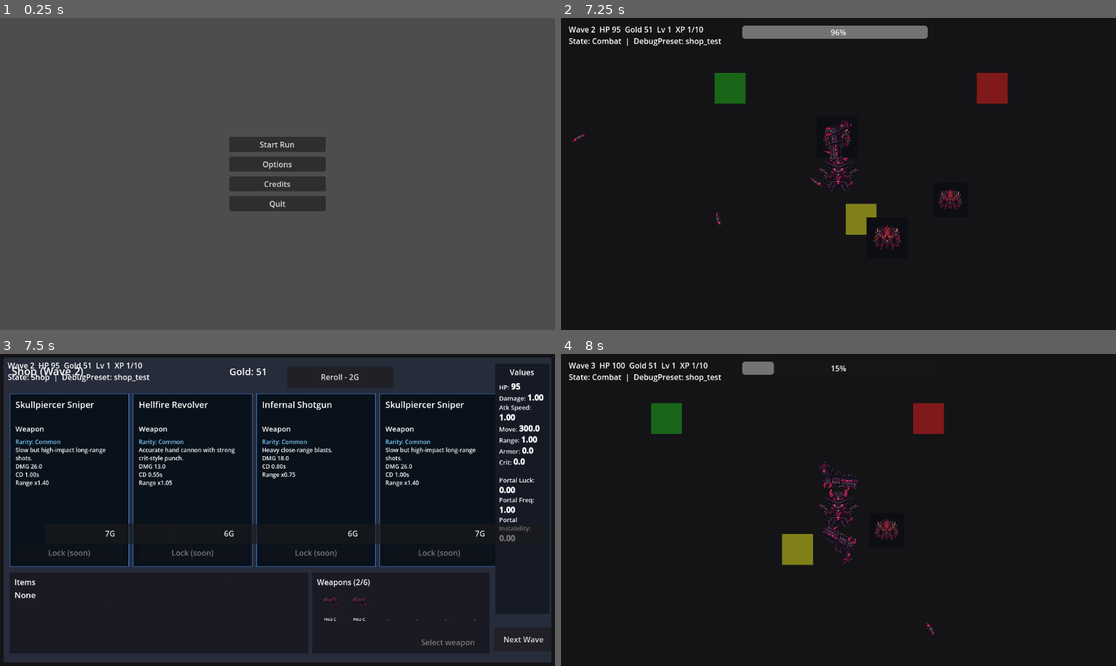
Above: before the commit, frames 1-4 (two rows, left to right).
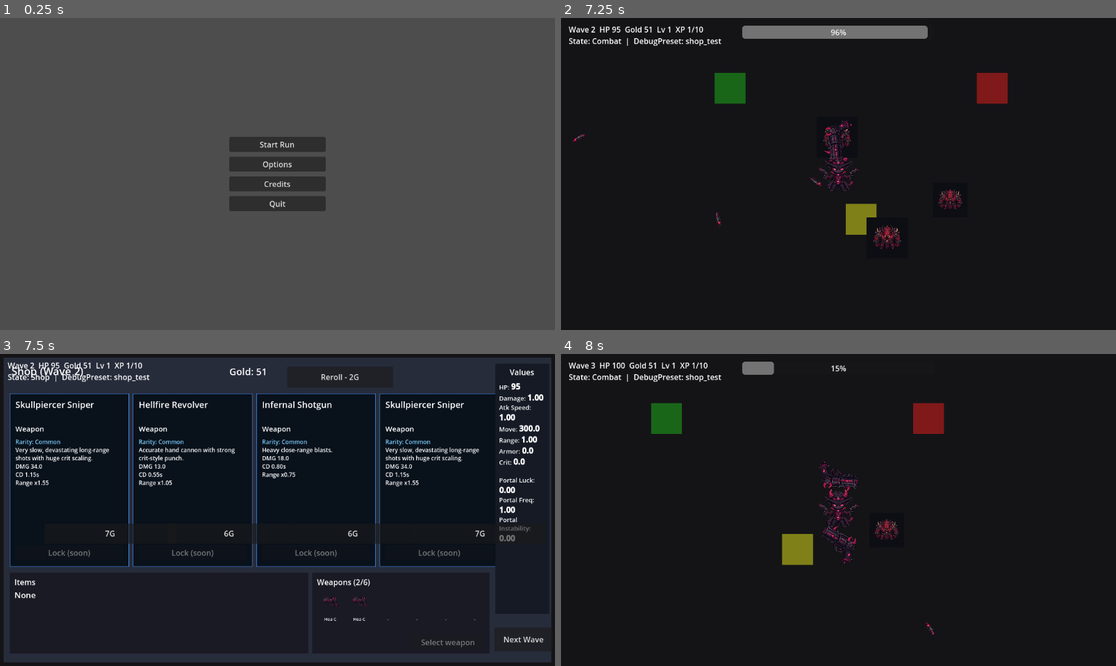
Above: after the commit, the same moments.

Repository: KevinRabbe/bullet-hell-roughe-lite
Game: Godot game, scene res://scenes/ui/MainMenu.tscn
Two runs of this game, one before a commit and one after it. Both use one fixed random seed, a clock stepped at 60 frames per second and the inputs below.
Inputs (mouse positions are in pixels of both pictures, inside the frame that each line leads up to):
- Up to frame 1 (0.25 s): no input
- Up to frame 2 (7.25 s): click "Start Run" at 0.5 s; click "Start Run" at 1.25 s; tap Enter at 2, 4.35 s; move the mouse to (960, 158) at 2.02 s; hold D (move_right) 2.03-2.78 s; hold C (cycle_character) 2.03-2.78 s; click (960, 158) at 2.17 s; tap Space at 2.27, 3.02, 4.52, 5.27, 6.02 s; move the mouse to (727, 189) at 2.77 s; hold S (move_down) 2.78-3.53 s; tap E (interact) at 2.85 s; move the mouse to (894, 105) at 3.52 s; hold D (move_right) 3.53-4.28 s; tap B at 3.6 s; move the mouse to (810, 236) at 4.27 s; hold W (move_up) 4.28-5.03 s; click (810, 236) at 4.42 s; move the mouse to (1005, 220) at 5.02 s; hold A (move_left) 5.03-6.53 s; tap R at 5.1 s; move the mouse to (672, 127) at 5.77 s; tap P at 5.85 s; move the mouse to (866, 174) at 6.52 s; hold S (move_down) from 6.53 s (still down); tap Q at 6.6 s; click (866, 174) at 6.67 s
- Up to frame 3 (7.5 s): move the mouse to (194, 432) at 7.27 s; release S (move_down) at 7.28 s; hold D (move_right) from 7.28 s (still down); tap 1 at 7.35 s
- Up to frame 4 (8 s): keep holding D (move_right); tap Space at 7.52 s

Frames 1-2 are identical in both runs. In frame 3, 0.7% of the frame differs, in the area x 2-87%, y 29-43%; in frame 4, nothing differs.

Commit message:
Stage 12.6: tune Sniper identity baseline

Diff:
--- a/data/weapons/gunslinger_sniper_rifle.tres
+++ b/data/weapons/gunslinger_sniper_rifle.tres
@@ -8,26 +8,26 @@
 icon = ExtResource("2")
 id = "gunslinger_sniper_rifle"
 display_name = "Skullpiercer Sniper"
-description = "Slow but high-impact long-range shots."
+description = "Very slow, devastating long-range shots with huge crit scaling."
 family_id = "gunslinger"
-cooldown_seconds = 1.0
-damage = 26.0
-projectile_speed = 950.0
-attack_range = 1.4
-projectile_lifetime_seconds = 2.4
+cooldown_seconds = 1.15
+damage = 34.0
+projectile_speed = 1050.0
+attack_range = 1.55
+projectile_lifetime_seconds = 2.8
 projectile_scene_path = "res://scenes/weapons/Projectile.tscn"
 family = "gunslinger"
 price = 7
 tags = Array[String](["gun", "bullet", "precision", "sniper"])
 stat_scaling = {
-"attack_speed": 0.4,
-"crit_chance": 1.4,
-"crit_damage": 1.6,
-"damage": 1.2,
-"knockback": 0.7,
+"attack_speed": 0.25,
+"crit_chance": 1.8,
+"crit_damage": 2.0,
+"damage": 1.35,
+"knockback": 0.9,
 "on_hit": 0.2,
-"pierce": 1.2,
+"pierce": 1.3,
 "projectile_count": 0.0,
-"range": 1.5,
-"ranged_damage": 1.5
+"range": 1.7,
+"ranged_damage": 1.8
 }
